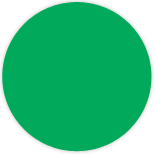
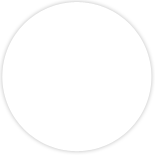
Two versions of the same layered image (155x155). Layer-by-layer changes:
painted on "Shape 1" over box(2, 2, 152, 152)
added layer "Layer 1" over box(2, 2, 152, 152)
